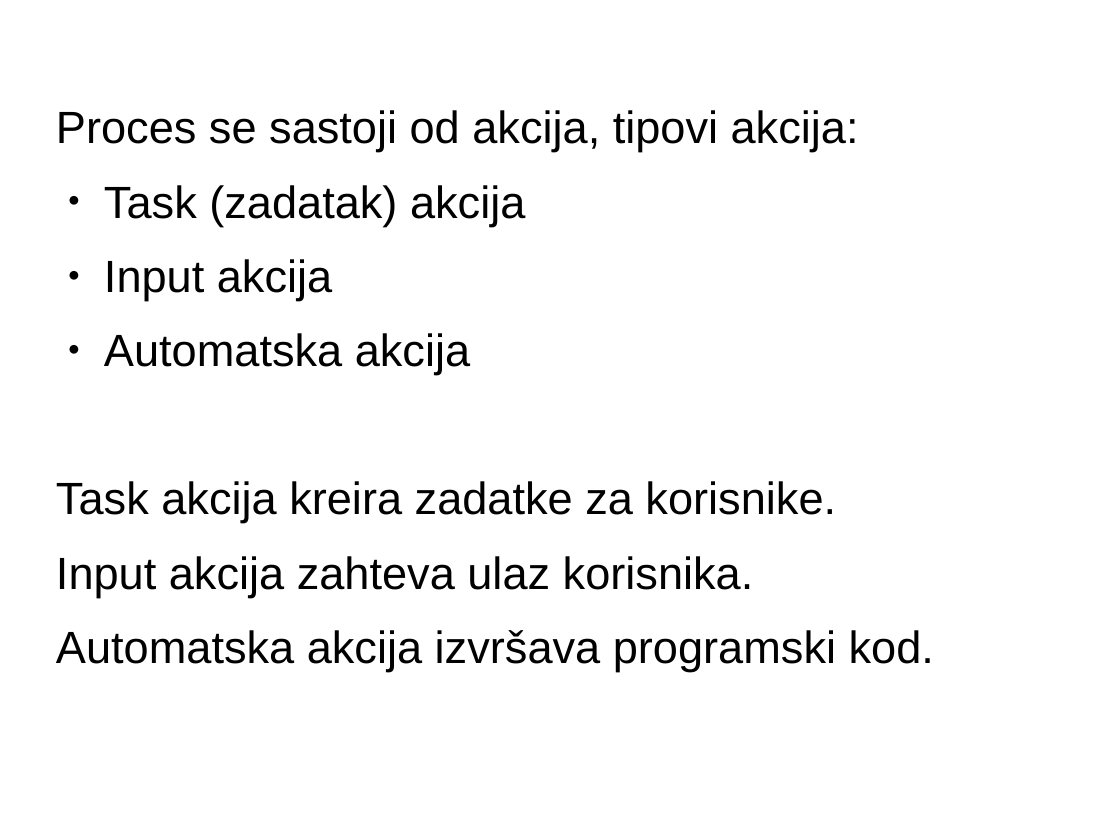
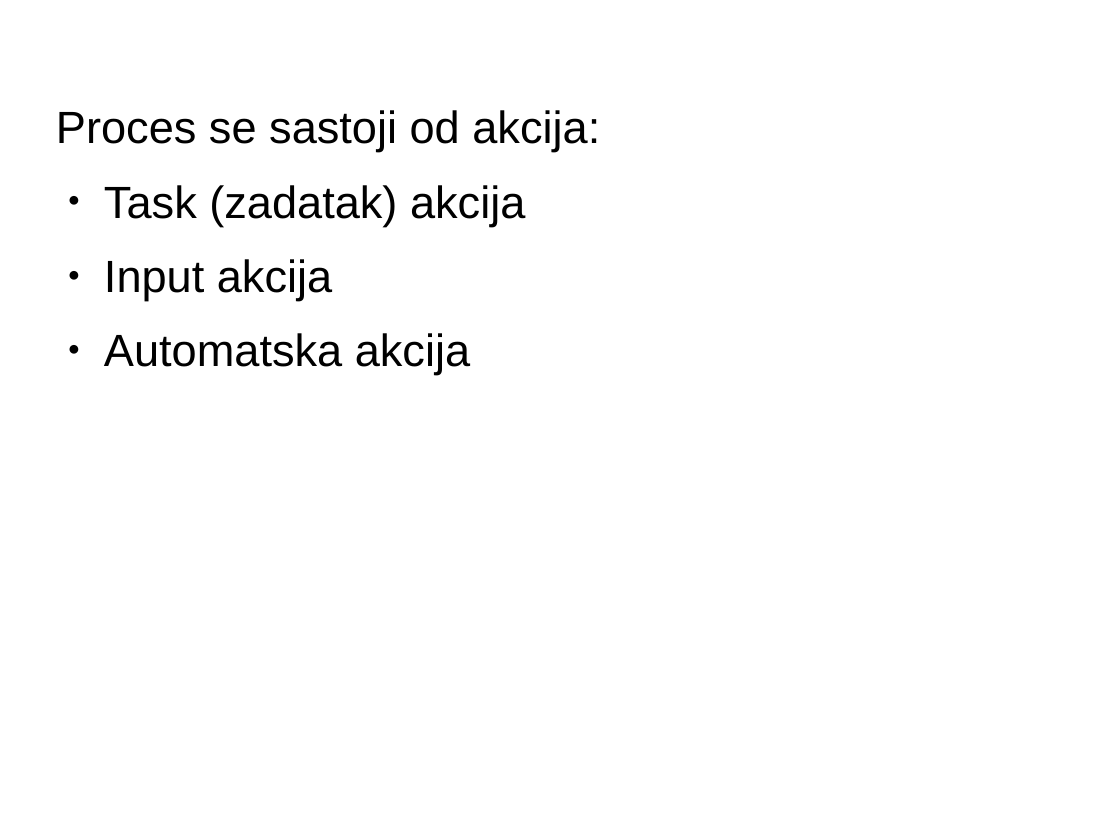
Before and after one commit to sljuka/bizflow, a slide deck: slide 8 of text/prezentacija.odp (slide 13 before the commit). Drawn at 1120x840 pixels with LibreOffice and Linux fonts; fonts in the diff are those of the drawing. Boxes give left, top, right and bottom in pixels: in the first picture for what was removed or moved away, otherwise in the second. Text is boxed around its words. In the diff, an @@ line names an element or a change of style, - is before the commit and + after.

```diff
--- a/text/prezentacija.odp
+++ b/text/prezentacija.odp
@@ text at [56, 110, 600, 152]: text changed @@
-Proces se sastoji od akcija, tipovi akcija:
+Proces se sastoji od akcija:
@@ text at [56, 481, 934, 671]: paragraphs removed @@
-Task akcija kreira zadatke za korisnike.
-Input akcija zahteva ulaz korisnika.
-Automatska akcija izvršava programski kod.
```
Also in this commit, not shown: 7 other slides changed, 2 slides added, 6 slides removed, 1 other file.
